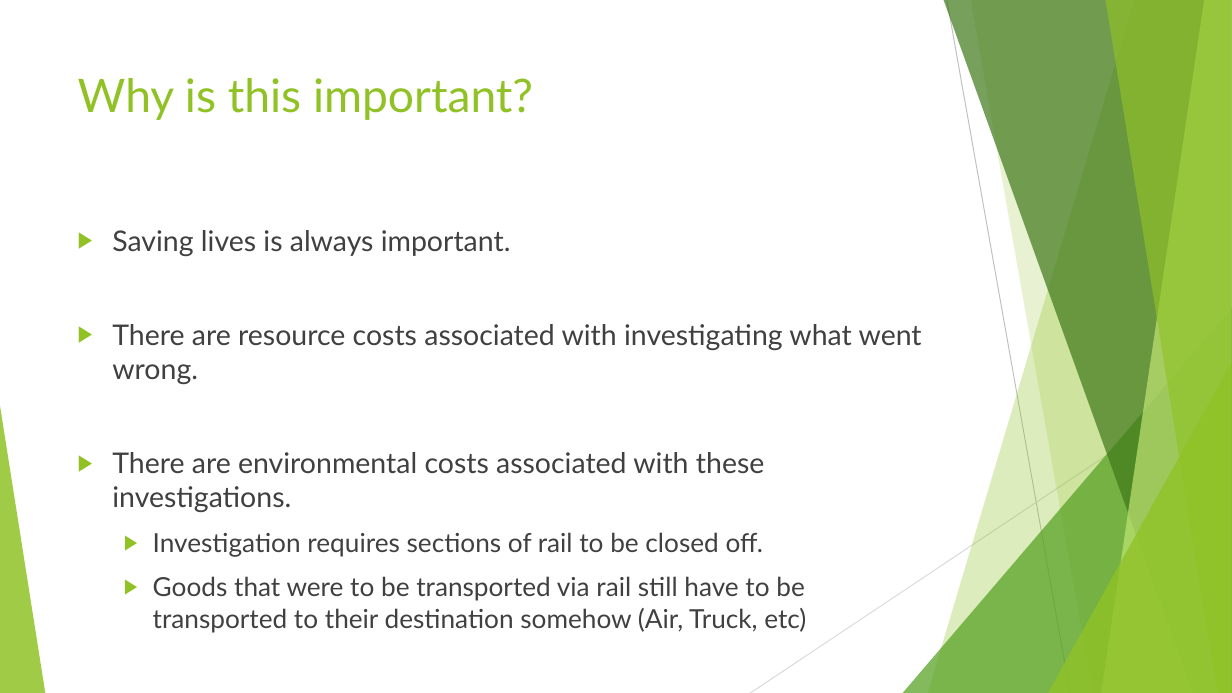
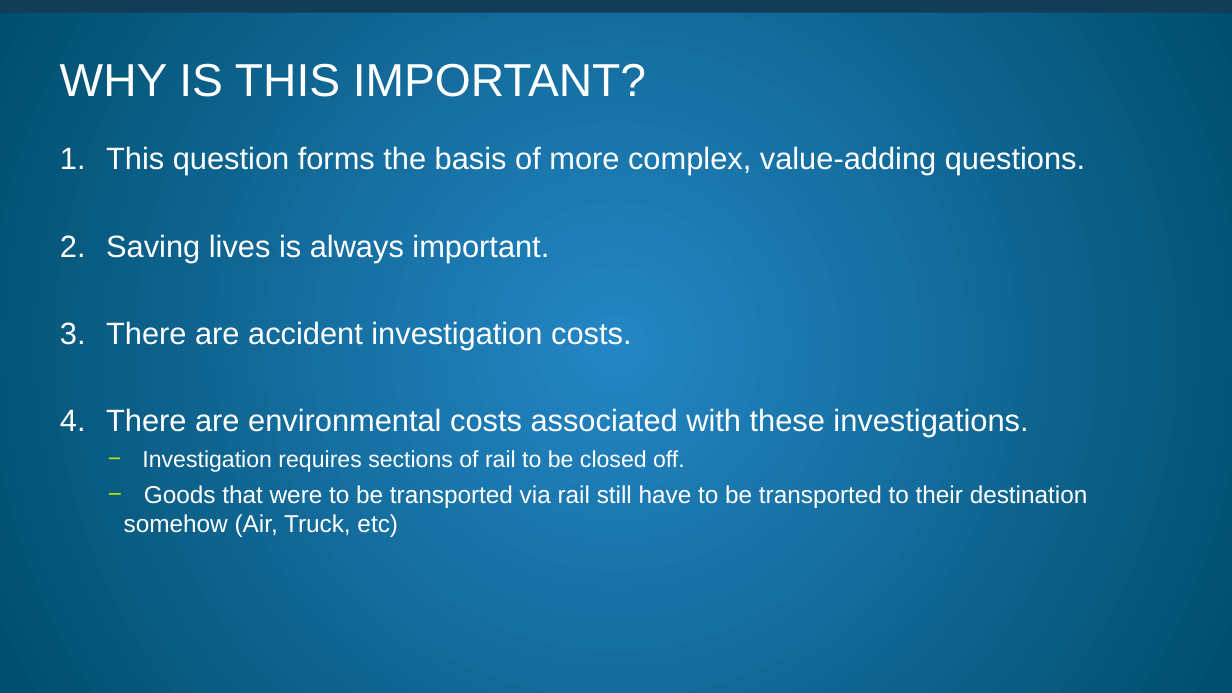
Before and after one commit to littlesiagoy/Springboard-Capstone-2, a slide deck: slide 4 of Capstone 2 Slidedeck.pptx. Drawn at 1232x693 pixels with LibreOffice and Linux fonts; fonts in the diff are those of the drawing. Boxes give left, top, right and bottom in pixels: in the first picture for what was removed or moved away, otherwise in the second. Text is boxed around its words. In the diff, an @@ line names an element or a change of style, - is before the commit and + after.

```diff
--- a/Capstone 2 Slidedeck.pptx
+++ b/Capstone 2 Slidedeck.pptx
@@ background #FFFFFF to gradient #2486C4 to #004E6D @@
@@ rectangle added at (0,0,1232,4), fill #B3E900 @@
@@ rectangle added at (0,0,1232,13), fill #113E56 @@
@@ title at (60,63,646,97): text changed; font Lato to Arial; text colour #90C226 to #FFFFFF @@
-Why is this important?
+WHY IS THIS IMPORTANT?
@@ text "This question forms the basis ...": place and size @@
-text "This question forms the basis ..." at (112,230,922,632)
+text "This question forms the basis ..." at (106,146,1088,537)
@@ text at (106,146,1085,175): paragraph added @@
+1. This question forms the basis of more complex, value-adding questions.
@@ text at (106,234,1088,537): size 22.2 to 24 pt in "Saving lives is always important.", "There are environmental costs associated with these ..."; font Lato to Arial, text colour #404040 to #FFFFFF in "Saving lives is always important.", "There are environmental costs associated with these ...", "Investigation requires sections of rail to be ...", "Goods that were to be transported via ..."; size 20.4 to 18 pt in "Investigation requires sections of rail to be ..."; size 20.4 to 19 pt in "Goods that were to be transported via ..."; bullet ▶ to 1.; less space between paragraphs; bullet ▶ to −; list level 2 to 4 in "Investigation requires sections of rail ..."; bullet colour #90C226 to #B3E900; list level 2 to 5 in "Goods that were to be ..." @@
@@ text at (106,321,631,350): text changed; size 22.2 to 24 pt; font Lato to Arial; text colour #404040 to #FFFFFF @@
-▶ There are resource costs associated with investigating what went wrong.
+3. There are accident investigation costs.
@@ group removed at (0,0,1232,693): 5 freeform shapes, 3 triangles, 2 lines @@
```
Also in this commit, not shown: 8 other slides changed, 6 slides added, 4 slides removed, 9 other files.
